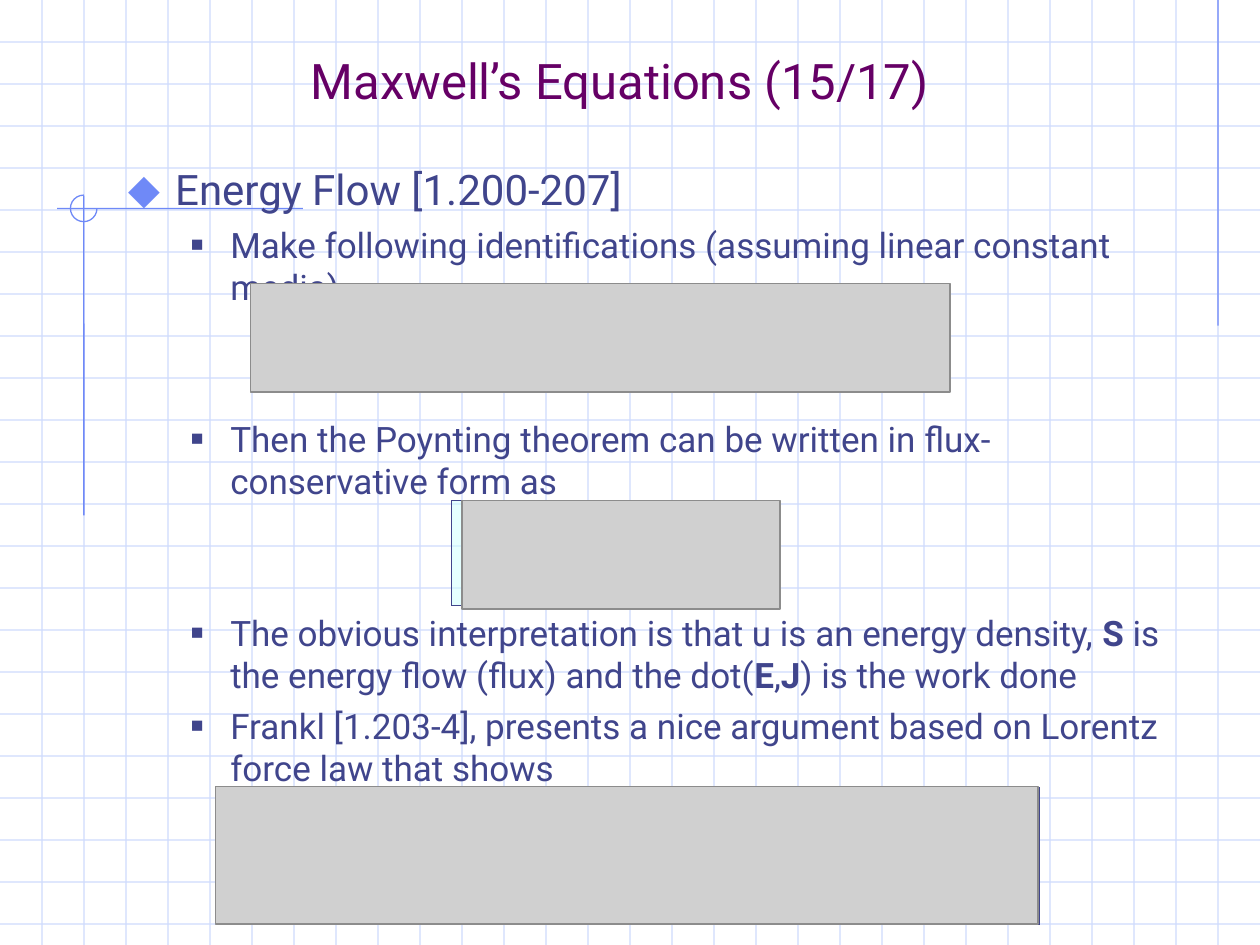
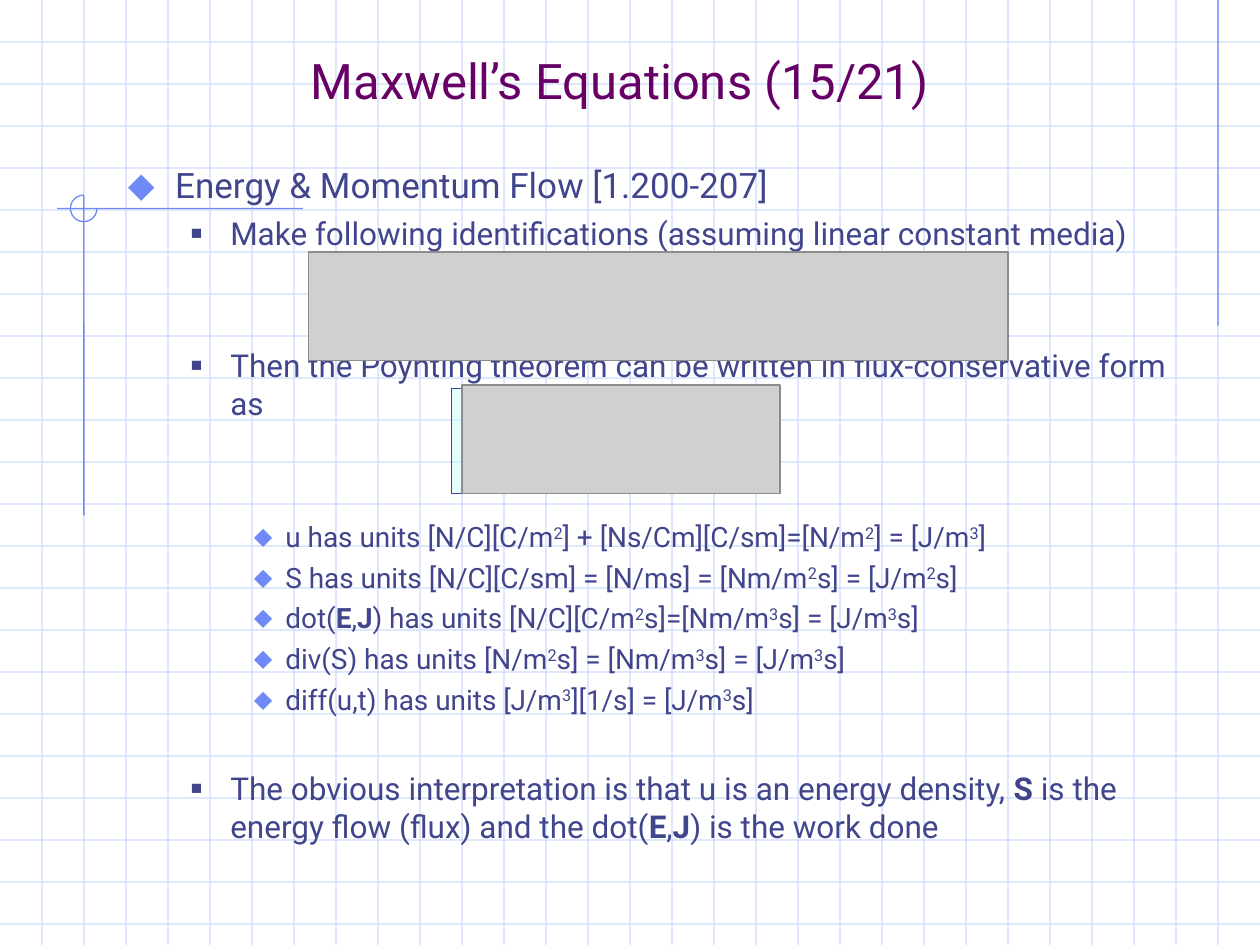
Before and after one commit to gravmath/Projects, a slide deck: slide 18 of PowerPoint/EM_notes.ppt. Drawn at 1260x945 pixels with LibreOffice and Linux fonts; fonts in the diff are those of the drawing; grey boxes stand for pictures; background and template pictures are left out. Boxes give left, top, right and bottom in pixels: in the first picture for what was removed or moved away, otherwise in the second. Text is boxed around its words. In the diff, an @@ line names an element or a change of style, - is before the commit and + after.

Commit message:
Update to catalogs (comics) and work on Poynting theorem and E&M units

```diff
--- a/PowerPoint/EM_notes.ppt
+++ b/PowerPoint/EM_notes.ppt
@@ title at (x1=311, y1=60, x2=928, y2=110): text changed @@
-Maxwell’s Equations (15/17)
+Maxwell’s Equations (15/21)
@@ text at (x1=175, y1=167, x2=767, y2=206): text changed; size 24 to 20 pt @@
-⬥ Energy Flow [1.200-207]
+⬥ Energy & Momentum Flow [1.200-207]
@@ text at (x1=230, y1=220, x2=1166, y2=846): size 20 to 18 pt in "Make following identifications (assuming linear constant med ...", "Then the Poynting theorem can be written ...", "The obvious interpretation is that u is ..." @@
@@ picture moved from (x1=251, y1=284, x2=950, y2=392) to (x1=309, y1=252, x2=1008, y2=360) @@
@@ rectangle moved from (x1=451, y1=500, x2=776, y2=605) to (x1=451, y1=388, x2=776, y2=493) @@
@@ picture moved from (x1=462, y1=500, x2=780, y2=609) to (x1=462, y1=386, x2=780, y2=494) @@
@@ text at (x1=285, y1=524, x2=970, y2=717): paragraphs added @@
+    ⬥ u has units [N/C][C/m2] + [Ns/Cm][C/sm]=[N/m2] = [J/m3]
+    ⬥ S has units [N/C][C/sm] = [N/ms] = [Nm/m2s] = [J/m2s]
+    ⬥ dot(E,J) has units [N/C][C/m2s]=[Nm/m3s] = [J/m3s]
+    ⬥ div(S) has units [N/m2s] = [Nm/m3s] = [J/m3s]
+    ⬥ diff(u,t) has units [J/m3][1/s] = [J/m3s]
@@ text at (x1=230, y1=710, x2=1158, y2=790): paragraph removed @@
-  ■ Frankl [1.203-4], presents a nice argument based on Lorentz force law that shows
@@ picture removed at (x1=215, y1=786, x2=1038, y2=924) @@
@@ rectangle removed at (x1=220, y1=788, x2=1040, y2=924) @@
```
Also in this commit, not shown: 18 other slides changed, 4 slides added, 2 other files.
